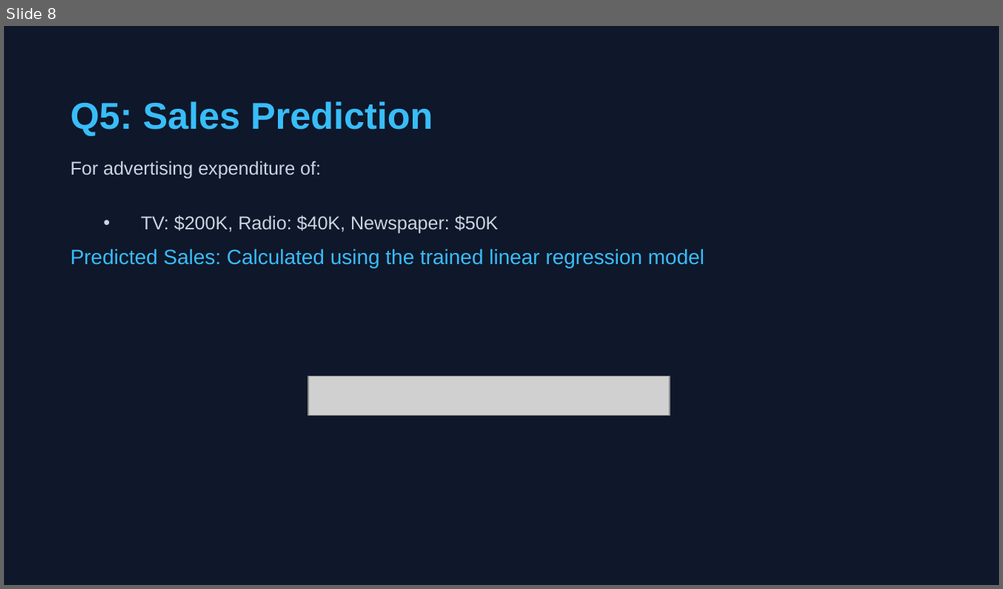
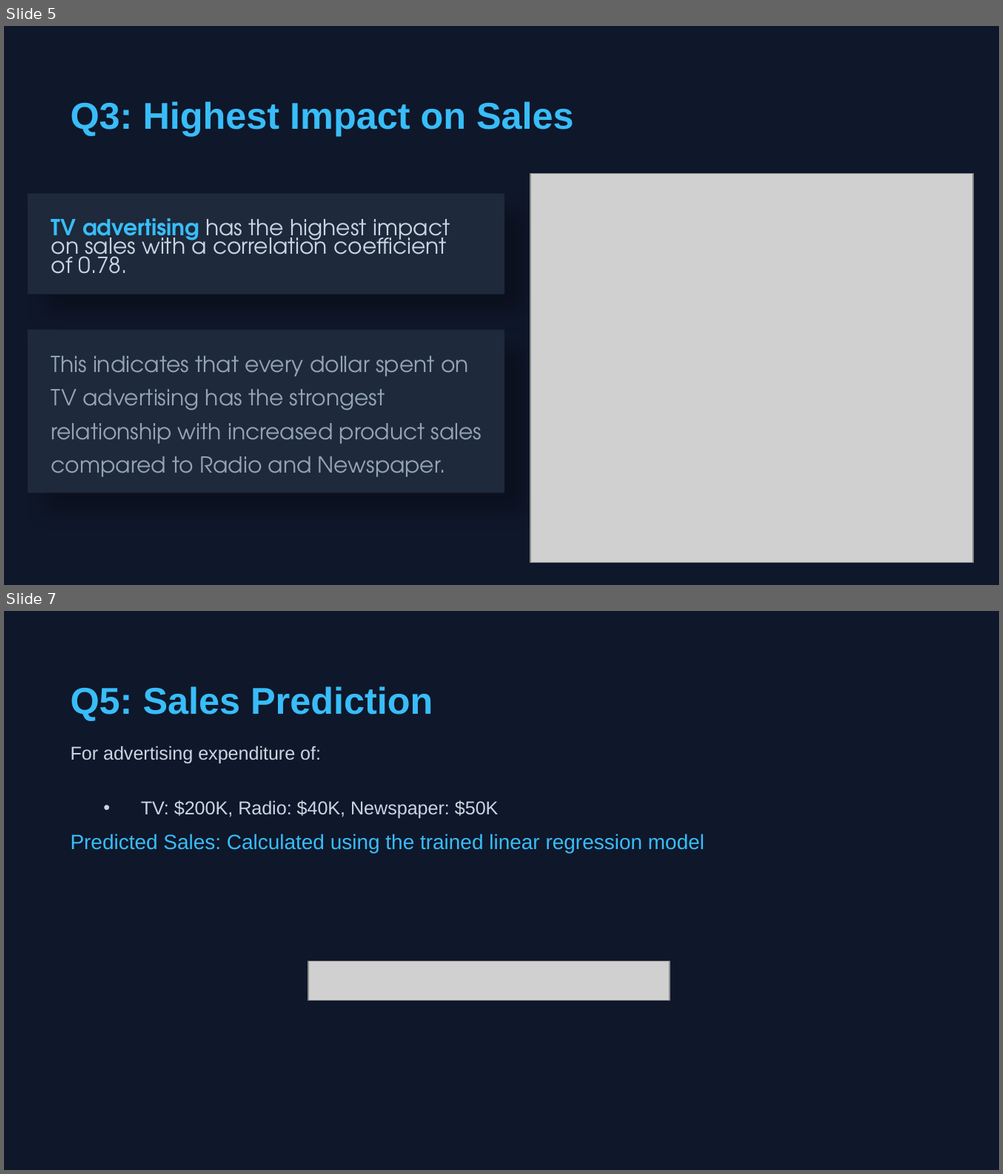
Before and after one commit to nishit-11/Sales-Prediction-Finaltics, a slide deck: Sales Prediction Analysis.pptx. Shown one above the other, each under a label of ours: slide 8 before the commit, slides 5 and 7 after it; the slides between them are not shown. The pictures are 1003x589 and 1003x1174 pixels, drawn with LibreOffice and Linux fonts; fonts in the diff are those of the drawing; grey boxes stand for pictures. Boxes give left, top, right and bottom in pixels: in the first picture for what was removed or moved away, otherwise in the second. Text is boxed around its words. In the diff, an @@ line names an element or a change of style, - is before the commit and + after.

```diff
--- a/Sales Prediction Analysis.pptx
+++ b/Sales Prediction Analysis.pptx
@@ slide 5 added at [4, 26, 999, 585], background #0F172A @@
@@ text added at [71, 101, 574, 136], 27 pt, text #38BDF8, bold @@
+Q3: Highest Impact on Sales
@@ picture added at [530, 174, 973, 563] @@
@@ rectangle added at [28, 193, 505, 294], fill #1E293B @@
@@ text added at [51, 218, 449, 274], 16 pt, text #CBD5E1 @@
+TV advertising has the highest impact on sales with a correlation coefficient of 0.78.
@@ rectangle added at [28, 329, 505, 492], fill #1E293B @@
@@ text added at [51, 356, 482, 477], 16 pt, text #94A3B8 @@
+This indicates that every dollar spent on
+TV advertising has the strongest
+relationship with increased product sales
+compared to Radio and Newspaper.
@@ what was slide 8 is now slide 7 @@
```
Also in this commit, not shown: 5 slides changed, 2 other slides added, 3 slides removed.
